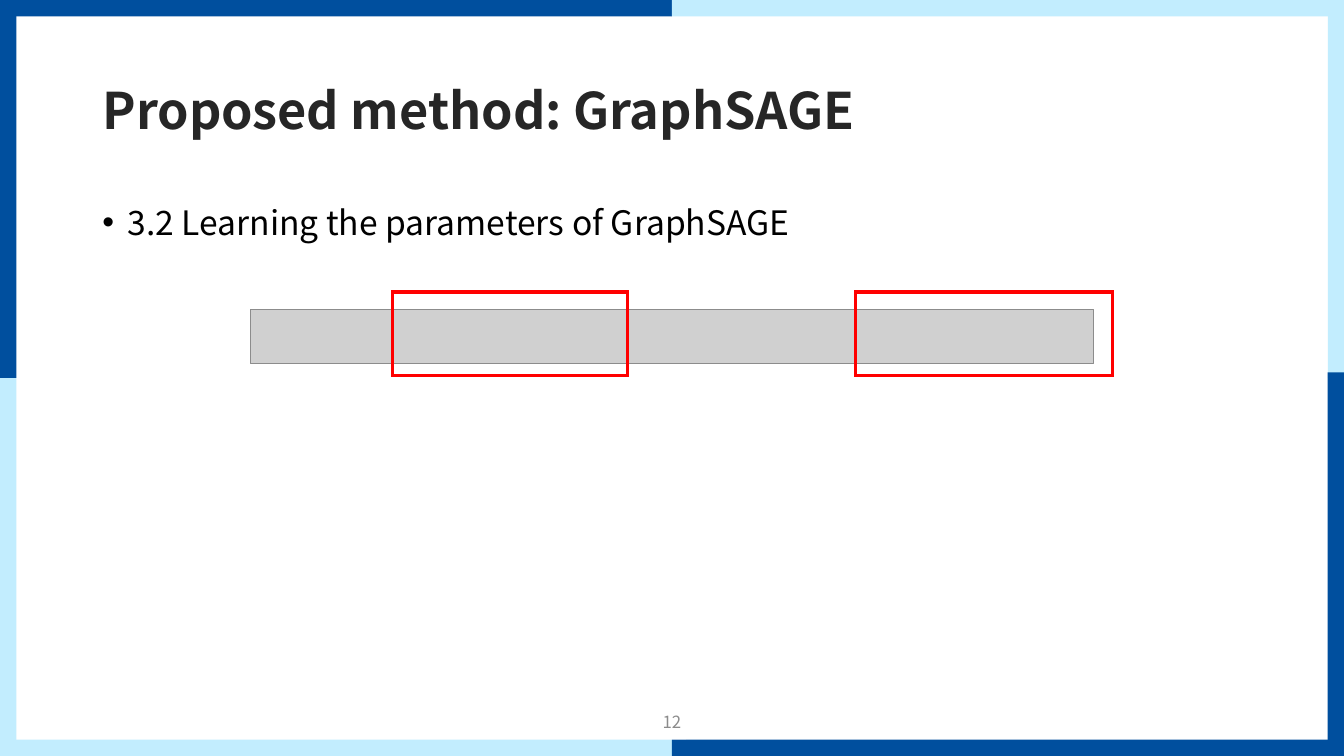
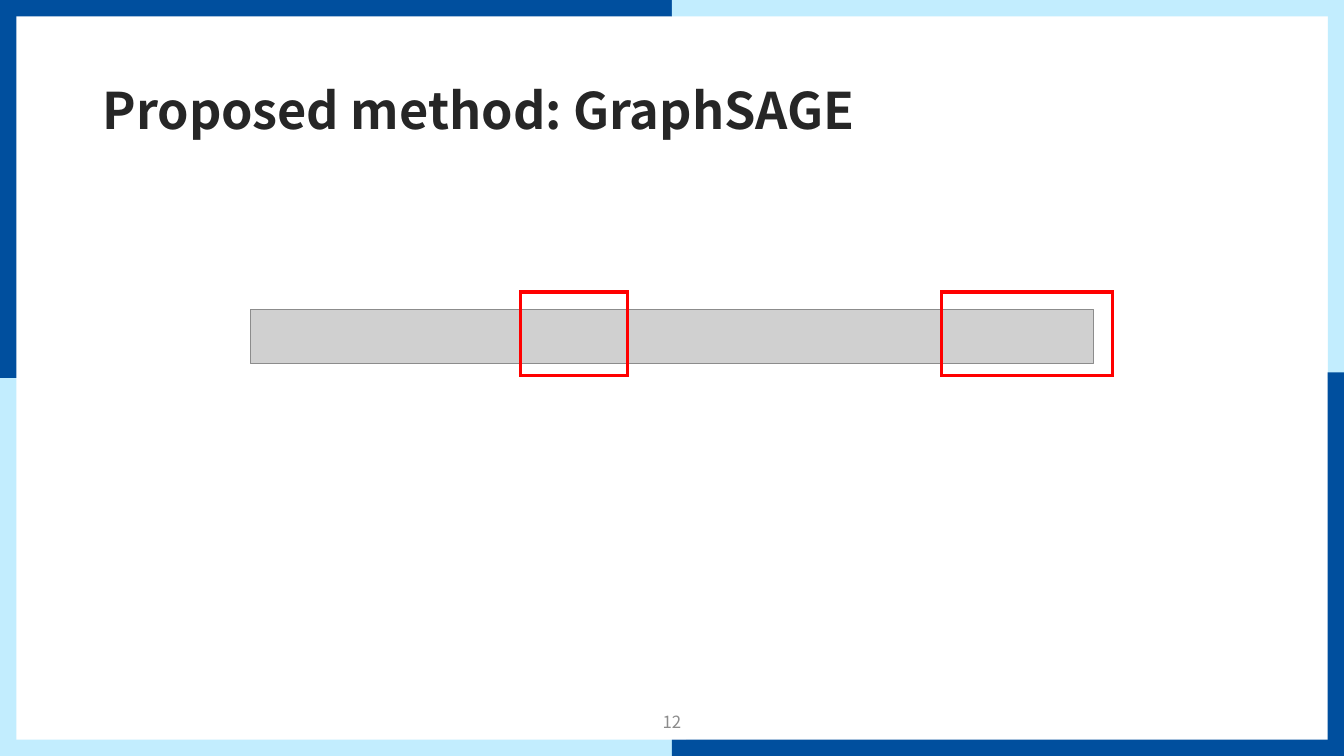
Before and after one commit to mmvv11/GraduateStudies, a slide deck: slide 12 of papers/review/GraphSAGE Review.pptx. Drawn at 1344x756 pixels with LibreOffice and Linux fonts; fonts in the diff are those of the drawing; grey boxes stand for pictures; background and template pictures are left out. Boxes give left, top, right and bottom in pixels: in the first picture for what was removed or moved away, otherwise in the second. Text is boxed around its words. In the diff, an @@ line names an element or a change of style, - is before the commit and + after.

Commit message:
graphSAGE 대본점검 완료

```diff
--- a/papers/review/GraphSAGE Review.pptx
+++ b/papers/review/GraphSAGE Review.pptx
@@ text removed at (128, 208, 790, 244) @@
-• 3.2 Learning the parameters of GraphSAGE
@@ rectangle: place and size @@
-rectangle at (392, 292, 627, 376)
+rectangle at (521, 292, 628, 376)
@@ rectangle: place and size @@
-rectangle at (856, 292, 1113, 376)
+rectangle at (942, 292, 1113, 376)
```
Also in this commit, not shown: 6 other slides changed, 1 slide added.
